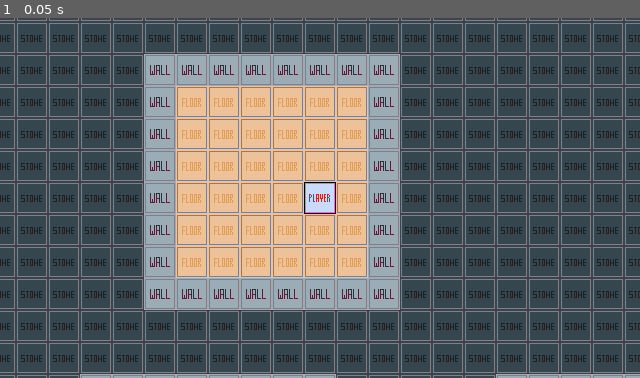
Above: before the commit, frame 1.
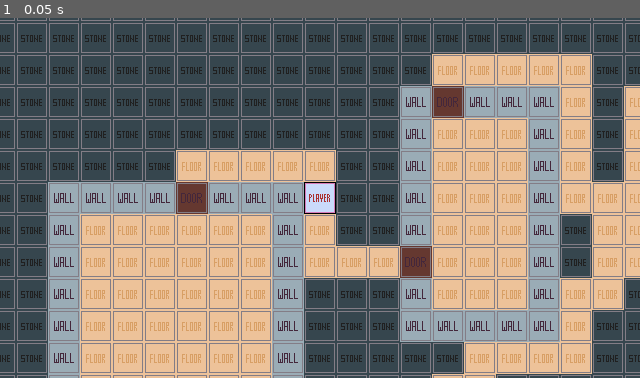
Above: after the commit, the same moment.

Repository: PiotrDawidziuk/mapgen01
Game: Godot game, scene res://Game.tscn
The game is run twice, just before and just after one commit, with the same random seed, the same clock (stepped at 60 frames per second) and the same inputs.
Inputs:
- Up to frame 1 (0.05 s): no input

The runs differ from the first frame. In frame 1, 55% of the frame differs, in the area x 7-100%, y 10-100%.

Commit message:
corridor creation and place player added

Diff:
--- a/Game.gd
+++ b/Game.gd
@@ -24,3 +24,5 @@
 	randomize()
 
 	level_builder.build_level(rooms, map, tile_map, level_size, level_num)
+
+	player_tile = get_node("Player").place_player(rooms)
--- a/Game.tscn
+++ b/Game.tscn
@@ -6,6 +6,7 @@
 [ext_resource path="res://art/door.png" type="Texture" id=4]
 [ext_resource path="res://art/wall.png" type="Texture" id=5]
 [ext_resource path="res://art/floor.png" type="Texture" id=6]
+[ext_resource path="res://Player.gd" type="Script" id=7]
 
 [sub_resource type="ConvexPolygonShape2D" id=1]
 points = PoolVector2Array( 0, 0, 32, 0, 32, 32, 0, 32 )
@@ -120,6 +121,7 @@
 position = Vector2( 320, 192 )
 texture = ExtResource( 3 )
 centered = false
+script = ExtResource( 7 )
 
 [node name="Camera2D" type="Camera2D" parent="Player"]
 position = Vector2( 16, 16 )
--- /dev/null
+++ b/Player.gd
@@ -0,0 +1,21 @@
+extends Sprite
+
+
+# Declare member variables here. Examples:
+# var a = 2
+# var b = "text"
+
+
+# Called when the node enters the scene tree for the first time.
+func _ready():
+	pass
+
+
+
+	#Place player
+func place_player(rooms):
+	var start_room = rooms.front()
+	var player_x = start_room.position.x + 1 + randi() % int(start_room.size.x -2)
+	var player_y = start_room.position.y + 1 + randi() % int(start_room.size.y -2)
+	var player_tile = Vector2(player_x, player_y)
+	return player_tile
--- a/project.godot
+++ b/project.godot
@@ -25,6 +25,16 @@
 "path": "res://scripts/room_adder.gd"
 }, {
 "base": "Reference",
+"class": "RoomConnector",
+"language": "GDScript",
+"path": "res://scripts/room_connector.gd"
+}, {
+"base": "Reference",
+"class": "RoomSizeCreator",
+"language": "GDScript",
+"path": "res://scripts/room_size_creator.gd"
+}, {
+"base": "Reference",
 "class": "TileSetter",
 "language": "GDScript",
 "path": "res://scripts/tile_setter.gd"
@@ -33,6 +43,8 @@
 "GameConsts": "",
 "LevelBuilder": "",
 "RoomAdder": "",
+"RoomConnector": "",
+"RoomSizeCreator": "",
 "TileSetter": ""
 }
 
@@ -48,6 +60,29 @@
 window/size/height=360
 window/stretch/mode="viewport"
 
+[input]
+
+Up={
+"deadzone": 0.5,
+"events": [ Object(InputEventKey,"resource_local_to_scene":false,"resource_name":"","device":0,"alt":false,"shift":false,"control":false,"meta":false,"command":false,"pressed":false,"scancode":16777232,"unicode":0,"echo":false,"script":null)
+ ]
+}
+Down={
+"deadzone": 0.5,
+"events": [ Object(InputEventKey,"resource_local_to_scene":false,"resource_name":"","device":0,"alt":false,"shift":false,"control":false,"meta":false,"command":false,"pressed":false,"scancode":16777234,"unicode":0,"echo":false,"script":null)
+ ]
+}
+Left={
+"deadzone": 0.5,
+"events": [ Object(InputEventKey,"resource_local_to_scene":false,"resource_name":"","device":0,"alt":false,"shift":false,"control":false,"meta":false,"command":false,"pressed":false,"scancode":16777231,"unicode":0,"echo":false,"script":null)
+ ]
+}
+Right={
+"deadzone": 0.5,
+"events": [ Object(InputEventKey,"resource_local_to_scene":false,"resource_name":"","device":0,"alt":false,"shift":false,"control":false,"meta":false,"command":false,"pressed":false,"scancode":16777233,"unicode":0,"echo":false,"script":null)
+ ]
+}
+
 [rendering]
 
 environment/default_environment="res://default_env.tres"
--- a/scripts/level_builder.gd
+++ b/scripts/level_builder.gd
@@ -3,6 +3,7 @@
 var tile_setter = TileSetter.new()
 var room_adder = RoomAdder.new()
 var consts = GameConsts.new()
+var room_connector = RoomConnector.new()
 
 func build_level(rooms, map, tile_map, level_size, level_num):
 	# start with blank map
@@ -29,3 +30,5 @@
 		room_adder.add_room(free_regions, rooms, map, tile_map)
 		if free_regions.empty():
 			break
+
+	room_connector.connect_rooms(level_size, rooms, map, tile_map)
--- a/scripts/room_adder.gd
+++ b/scripts/room_adder.gd
@@ -2,26 +2,16 @@
 
 var consts = GameConsts.new()
 var tile_setter = TileSetter.new()
+var room_size_creator = RoomSizeCreator.new()
 
 func add_room(free_regions, rooms, map, tile_map):
 
 	#Get random region from list of regions, if there are more than 1, or the only one if there is only 1
 	var region = free_regions[randi() % free_regions.size()]
 
-	var size_x = consts.MIN_ROOM_DIMENSION
-
-	# if region is bigger than room minimal dimension, add random size x (but not more than the size x of the region)
-	if region.size.x > consts.MIN_ROOM_DIMENSION:
-		size_x += randi() % int(region.size.x - consts.MIN_ROOM_DIMENSION)
-
-	# if region is bigger than room minimal dimension, add random size x (but not more than the size x of the region)
-	var size_y = consts.MIN_ROOM_DIMENSION
-	if region.size.y > consts.MIN_ROOM_DIMENSION:
-		size_y += randi() % int(region.size.y - consts.MIN_ROOM_DIMENSION)
-
-	# Constrain the room dimensions to the maximum room dimension from project constants
-	size_x = min(size_x, consts.MAX_ROOM_DIMENSION)
-	size_y = min(size_y, consts.MAX_ROOM_DIMENSION)
+	#fet size x and y for the room you create
+	var size_x = room_size_creator.get_size_x(region)
+	var size_y = room_size_creator.get_size_y(region)
 
 	# Set start x position for the room rect2D, then randomize if there is enough space
 	var start_x = region.position.x
--- /dev/null
+++ b/scripts/room_connector.gd
@@ -0,0 +1,138 @@
+class_name RoomConnector
+var consts = GameConsts.new()
+var tile_setter = TileSetter.new()
+
+func connect_rooms(level_size, rooms, map, tile_map):
+	# Build an AStar graph of the area where we can add corridors
+	var stone_graph = AStar.new()
+	var point_id = 0
+	for x in range(level_size.x):
+		for y in range(level_size.y):
+			if map[x][y] == consts.Tile.Stone:
+				stone_graph.add_point(point_id,Vector3(x,y,0))
+
+				# Connect to the left if it's also stone
+				if x > 0 && map[x-1][y] == consts.Tile.Stone:
+					var left_point = stone_graph.get_closest_point(Vector3(x-1,y,0))
+					stone_graph.connect_points(point_id,left_point)
+
+				# Connect to above if it's also stone
+				if x > 0 && map[x][y-1] == consts.Tile.Stone:
+					var above_point = stone_graph.get_closest_point(Vector3(x,y-1,0))
+					stone_graph.connect_points(point_id,above_point)
+
+
+				point_id +=1
+
+	# build an AStar fraph of room connections
+
+	var room_graph = AStar.new()
+	point_id = 0
+	for room in rooms:
+		var room_center = room.position + room.size / 2
+		room_graph.add_point(point_id,Vector3(room_center.x, room_center.y,0))
+		point_id +=1
+
+	# Add random connections until everyhthing is connected
+
+	while !is_everything_connected(room_graph):
+		add_random_connection(stone_graph, room_graph, rooms, map, tile_map)
+
+
+func is_everything_connected(graph):
+	var points = graph.get_points()
+	var start = points.pop_back()
+	for point in points:
+		var path = graph.get_point_path(start, point)
+		if !path:
+			return false
+	return true
+
+func add_random_connection(stone_graph, room_graph, rooms, map, tile_map):
+	# Pick rooms to connect
+
+	var start_room_id = get_least_connected_point(room_graph)
+	var end_room_id = get_nearest_unconnected_point(room_graph, start_room_id)
+
+	# Pick door locations
+
+	var start_position = pick_random_door_location(rooms[start_room_id])
+	var end_position = pick_random_door_location(rooms[end_room_id])
+
+	# Find a path to connect the doors to each other
+
+	var closest_start_point = stone_graph.get_closest_point(start_position)
+	var closest_end_point = stone_graph.get_closest_point(end_position)
+
+	var path = stone_graph.get_point_path(closest_start_point, closest_end_point)
+	assert(path)
+
+	# Add path to the map
+
+	path = Array(path)
+
+	tile_setter.set_tile(start_position.x, start_position.y, consts.Tile.Door, map, tile_map)
+	tile_setter.set_tile(end_position.x, end_position.y, consts.Tile.Door, map, tile_map)
+
+	for position in path:
+		tile_setter.set_tile(position.x, position.y, consts.Tile.Floor, map, tile_map)
+
+	room_graph.connect_points(start_room_id, end_room_id)
+
+
+func get_least_connected_point(graph):
+	var point_ids = graph.get_points()
+
+	var least
+	var tied_for_least = []
+
+	for point in point_ids:
+		var count = graph.get_point_connections(point).size()
+		if !least || count < least:
+			least = count
+			tied_for_least = [point]
+		elif count == least:
+			tied_for_least.append(point)
+
+	return tied_for_least[randi() % tied_for_least.size()]
+
+func get_nearest_unconnected_point(graph, target_point):
+	var target_position = graph.get_point_position(target_point)
+	var point_ids = graph.get_points()
+
+	var nearest
+	var tied_for_nearest = []
+
+	for point in point_ids:
+		if point == target_point:
+			continue
+
+		var path = graph.get_point_path(point, target_point)
+		if path:
+			continue
+
+		var dist = (graph.get_point_position(point) - target_position).length()
+		if !nearest || dist < nearest:
+			nearest = dist
+			tied_for_nearest = [point]
+		elif dist == nearest:
+			tied_for_nearest.append(point)
+
+	return tied_for_nearest[randi() % tied_for_nearest.size()]
+
+func pick_random_door_location(room):
+	var options = []
+
+	# Top and bottom walls
+
+	for x in range(room.position.x + 1, room.end.x - 2):
+		options.append(Vector3(x, room.position.y, 0))
+		options.append(Vector3(x, room.end.y - 1, 0))
+
+	# Left and right walls
+
+	for y in range(room.position.y + 1, room.end.y - 2):
+		options.append(Vector3(room.position.x, y, 0))
+		options.append(Vector3(room.end.x - 1, y, 0))
+
+	return options[randi() % options.size()]
--- /dev/null
+++ b/scripts/room_size_creator.gd
@@ -0,0 +1,31 @@
+class_name RoomSizeCreator
+
+var consts = GameConsts.new()
+
+func get_size_x(region):
+
+	# get minimal room size from consts
+	var size = consts.MIN_ROOM_DIMENSION
+
+	# if region is bigger than room minimal dimension, add random size x (but not more than the size x of the region)
+	if region.size.x > consts.MIN_ROOM_DIMENSION:
+		size += randi() % int(region.size.x - consts.MIN_ROOM_DIMENSION)
+
+	# Constrain the room dimensions to the maximum room dimension from project constants
+	size = min(size, consts.MAX_ROOM_DIMENSION)
+
+	return size
+
+func get_size_y(region):
+
+	# get minimal room size from consts
+	var size = consts.MIN_ROOM_DIMENSION
+
+	# if region is bigger than room minimal dimension, add random size y(but not more than the size y of the region)
+	if region.size.y > consts.MIN_ROOM_DIMENSION:
+		size += randi() % int(region.size.y - consts.MIN_ROOM_DIMENSION)
+
+	# Constrain the room dimensions to the maximum room dimension from project constants
+	size = min(size, consts.MAX_ROOM_DIMENSION)
+
+	return size
Not shown: 1 places in Game.tscn that only renumber resources
